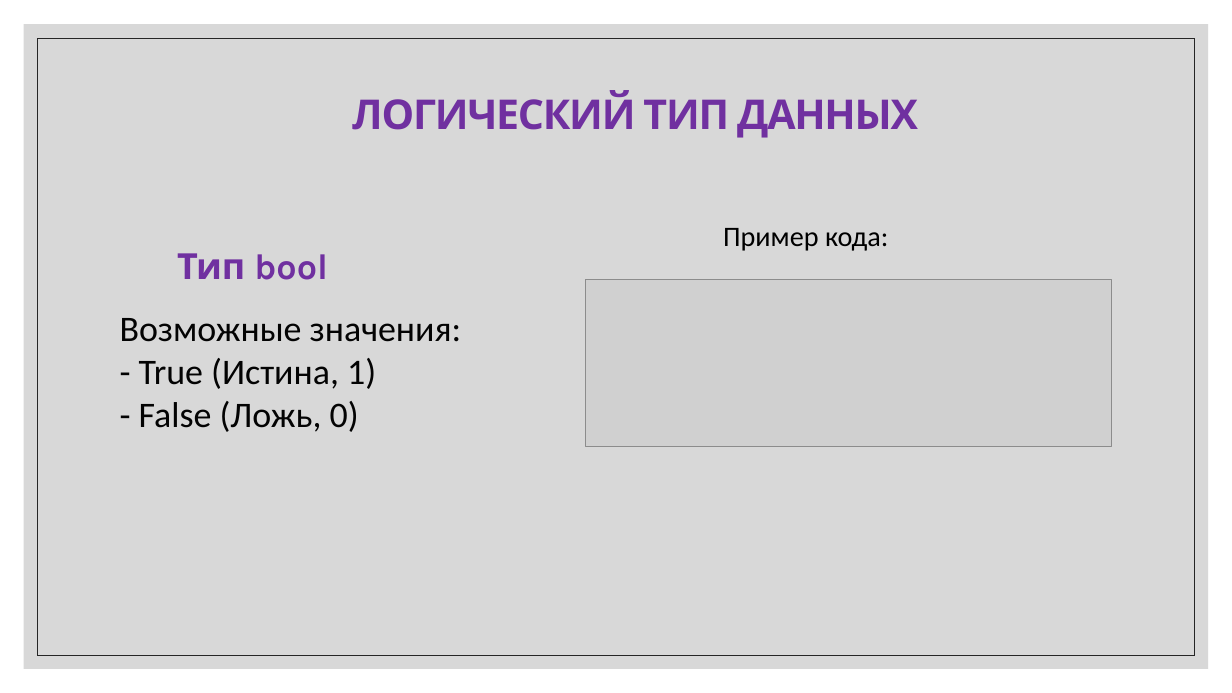
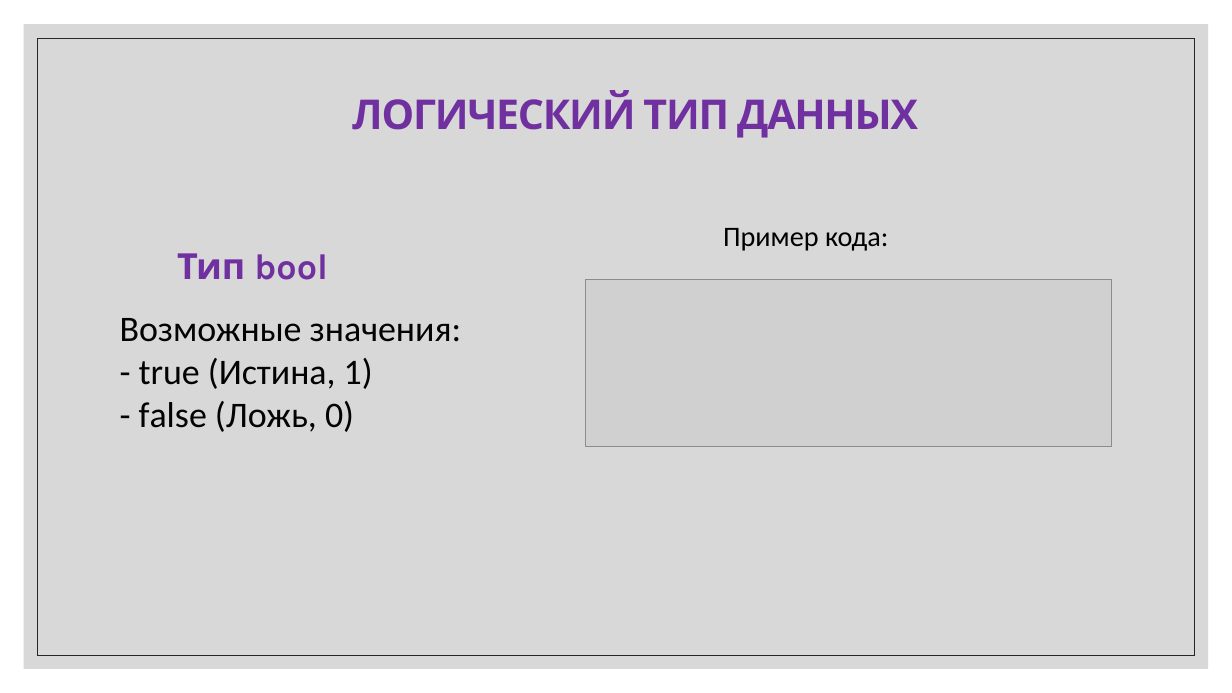
Before and after one commit to IriEfremova/LessonsCube, a slide deck: slide 20 of Unity/Lesson3/PeremennieOperation.pptx. Drawn at 1232x693 pixels with LibreOffice and Linux fonts; fonts in the diff are those of the drawing; grey boxes stand for pictures. Boxes give left, top, right and bottom in pixels: in the first picture for what was removed or moved away, otherwise in the second. Text is boxed around its words. In the diff, an @@ line names an element or a change of style, - is before the commit and + after.

```diff
--- a/Unity/Lesson3/PeremennieOperation.pptx
+++ b/Unity/Lesson3/PeremennieOperation.pptx
@@ text at (139, 358, 373, 432): text changed @@
-- True (Истина, 1)
-- False (Ложь, 0)
+- true (Истина, 1)
+- false (Ложь, 0)
```
Also in this commit, not shown: 1 other slide changed, 1 slide added, 3 other files.
